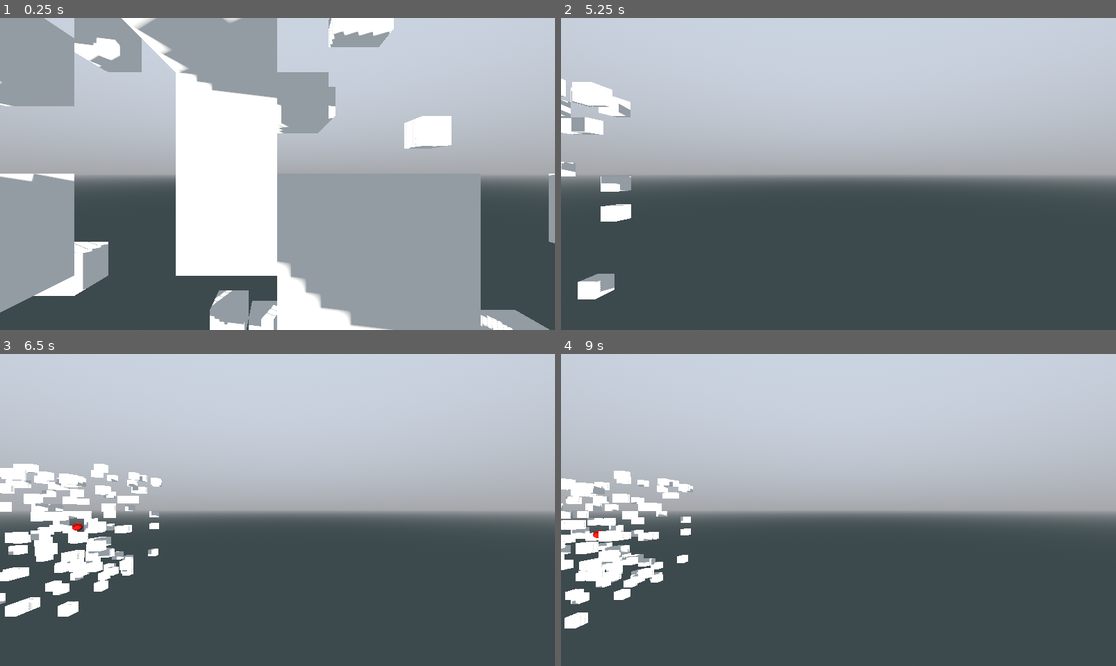
Above: before the commit, frames 1-4 (two rows, left to right).
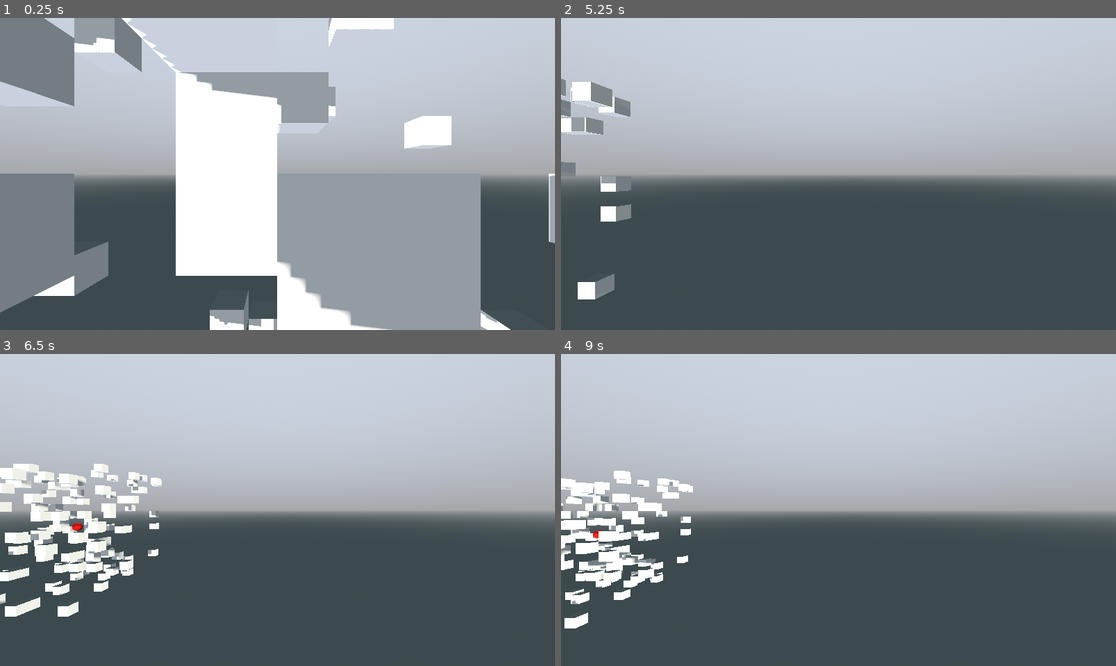
Above: after the commit, the same moments.

Repository: pixerhp/Hatchetflair
Game: Godot game, scene res://topscenes/gameplay_topscene.tscn
The game is run twice, just before and just after one commit, with the same random seed, the same clock (stepped at 60 frames per second) and the same inputs.
Inputs (mouse positions are in pixels of both pictures, inside the frame that each line leads up to):
- Up to frame 1 (0.25 s): no input
- Up to frame 2 (5.25 s): move the mouse to (960, 158) at 0.52 s; hold D (move_right) 0.53-1.28 s; hold Shift (speed_faster) 0.53-1.28 s; click (960, 158) at 0.67 s; move the mouse to (727, 189) at 1.27 s; hold S (move_backwards) 1.28-2.03 s; tap Ctrl (speed_slower) at 1.35, 2.85, 4.35 s; tap Enter at 2, 3.5, 5 s; move the mouse to (894, 105) at 2.02 s; hold D (move_right) 2.03-2.78 s; hold Shift (speed_faster) 2.03-2.78 s; tap Space (move_jump_up) at 2.75, 4.25 s; move the mouse to (810, 236) at 2.77 s; hold W (move_forwards) 2.78-3.53 s; click (810, 236) at 2.92 s; move the mouse to (1005, 220) at 3.52 s; hold Shift (speed_faster) 3.53-4.28 s; hold A (move_left) 3.53-5.03 s; move the mouse to (672, 127) at 4.27 s; move the mouse to (866, 174) at 5.02 s; hold S (move_backwards) from 5.03 s (still down); hold Shift (speed_faster) from 5.03 s (still down); click (866, 174) at 5.17 s
- Up to frame 3 (6.5 s): move the mouse to (194, 432) at 5.77 s; release S (move_backwards) at 5.78 s; release Shift (speed_faster) at 5.78 s; hold D (move_right) from 5.78 s (still down); tap Ctrl (speed_slower) at 5.85 s
- Up to frame 4 (9 s): move the mouse to (960, 494) at 6.52 s; release D (move_right) at 6.53 s; hold W (move_forwards) 6.53-7.28 s; hold Shift (speed_faster) 6.53-7.28 s; move the mouse to (727, 525) at 7.27 s; hold D (move_right) 7.28-8.03 s; tap Ctrl (speed_slower) at 7.35, 8.85 s; click (727, 525) at 7.42 s; tap Space (move_jump_up) at 8 s; move the mouse to (894, 441) at 8.02 s; hold S (move_backwards) 8.03-8.78 s; hold Shift (speed_faster) 8.03-8.78 s; move the mouse to (810, 572) at 8.77 s; hold A (move_left) from 8.78 s (still down)

The runs differ from the first frame. In frame 1, 17% of the frame differs, in the area x 0-100%, y 0-100%; in frame 2, 1.5%; in frame 3, 1.0%; in frame 4, 0.8%.

Commit message:
Implement mesh cubes vertex normals

Diff:
--- a/scripts/tchunks_manager.gd
+++ b/scripts/tchunks_manager.gd
@@ -65,6 +65,7 @@
 
 		var surf_verts: PackedVector3Array = []
 		var surf_inds: PackedInt32Array = []
+		var surf_norms: PackedVector3Array = []
 
 		for i in range(TCHUNK_T):
 			match tile_shapes[i]:
@@ -73,12 +74,13 @@
 				TILE_SHAPE.EMPTY:
 					continue
 				TILE_SHAPE.TESS_CUBE:
-					mesh_tess_cube(t_xyz_from_i(i), tc_27, surf_verts, surf_inds)
+					mesh_tess_cube(t_xyz_from_i(i), tc_27, surf_verts, surf_inds, surf_norms)
 
 		var mesh_surface: Array = []
 		mesh_surface.resize(Mesh.ARRAY_MAX)
 		mesh_surface[Mesh.ARRAY_VERTEX] = surf_verts
 		mesh_surface[Mesh.ARRAY_INDEX] = surf_inds
+		mesh_surface[Mesh.ARRAY_NORMAL] = surf_norms
 
 		array_mesh.add_surface_from_arrays(
 			Mesh.PRIMITIVE_TRIANGLES,
@@ -91,7 +93,7 @@
 
 	func mesh_tess_cube(
 		pos: Vector3i, tc_27: Array[TChunk],
-		verts_ref: PackedVector3Array, inds_ref: PackedInt32Array,
+		verts_ref: PackedVector3Array, inds_ref: PackedInt32Array, norms_ref: PackedVector3Array,
 	):
 		for j: int in range(6):
 			match tc_27[get_tc27_tchunk_i(pos, WU.mesh_tess_cube_move[j])
@@ -104,7 +106,7 @@
 				_: continue
 			for k: int in range(4):
 				verts_ref.append(Vector3(pos) + WU.mesh_tess_cube_verts[(4*j)+k])
-			var verts_size: int = verts_ref.size()
+				norms_ref.append(Vector3(WU.mesh_tess_cube_move[j]))
 			inds_ref.append_array([
 				verts_ref.size()-4, verts_ref.size()-3, verts_ref.size()-2,
 				verts_ref.size()-3, verts_ref.size()-1, verts_ref.size()-2,
